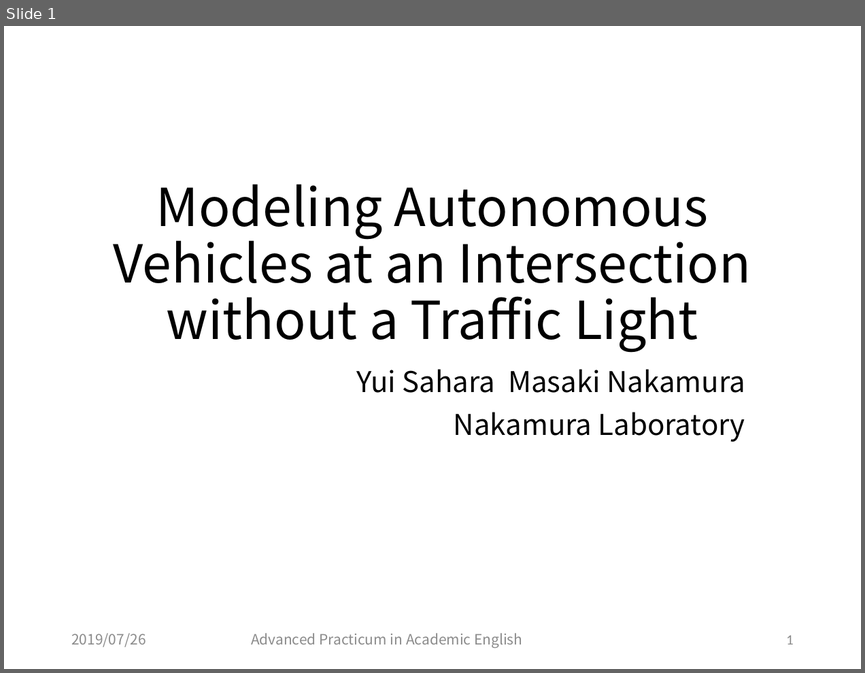
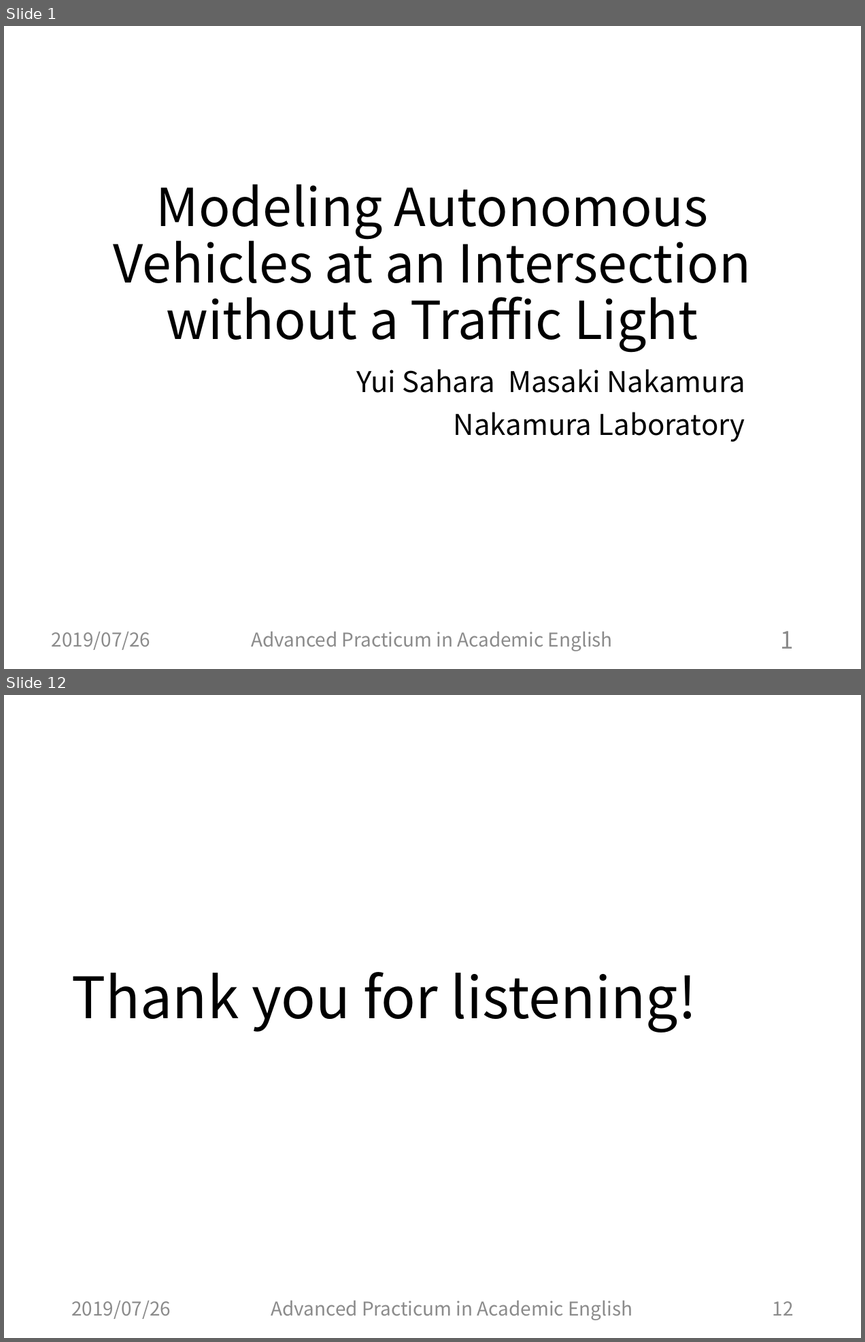
Before and after one commit to Sahara62/master2019, a slide deck: English/presenSlide.pptx. Shown one above the other, each under a label of ours: slide 1 before the commit, slides 1 and 12 after it; the slides between them are not shown. The pictures are 865x673 and 865x1342 pixels, drawn with LibreOffice and Linux fonts; fonts in the diff are those of the drawing. Boxes give left, top, right and bottom in pixels: in the first picture for what was removed or moved away, otherwise in the second. Text is boxed around its words. In the diff, an @@ line names an element or a change of style, - is before the commit and + after.

```diff
--- a/English/presenSlide.pptx
+++ b/English/presenSlide.pptx
@@ slide 12 added at (4, 695, 861, 1338), background #FFFFFF @@
@@ title added at (71, 972, 696, 1032), 48 pt, text #000000 @@
+Thank you for listening!
@@ text added at (71, 1300, 171, 1319), 16 pt, text #8C8C8C @@
+2019/07/26
@@ text added at (271, 1300, 632, 1320), 16 pt, text #8C8C8C @@
+Advanced Practicum in Academic English
@@ page number added at (772, 1301, 793, 1315), 16 pt, text #8C8C8C @@
+12
@@ slide 1 changed as well @@
@@ text "2019/07/26": place and size @@
-text "2019/07/26" at (71, 633, 146, 647)
+text "2019/07/26" at (52, 631, 151, 650)
@@ text "2019/07/26" at (52, 631, 151, 650): size 12 to 16 pt @@
@@ text "Advanced Practicum in Academic English" at (251, 631, 613, 651): size 12 to 16 pt @@
@@ page number: place and size @@
-page number at (786, 635, 793, 644)
+page number at (780, 631, 793, 648)
@@ page number at (780, 631, 793, 648): size 12 to 20 pt, font Calibri to Noto Sans CJK JP @@
```
Also in this commit, not shown: 1 other slide changed, 9 other slides added.
